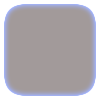
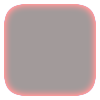
Comparing the layer stacks of the two 100px x 100px images. Changes:
added layer "Layer 2 copy" above "Layer 2" over [4, 4, 96, 96]
